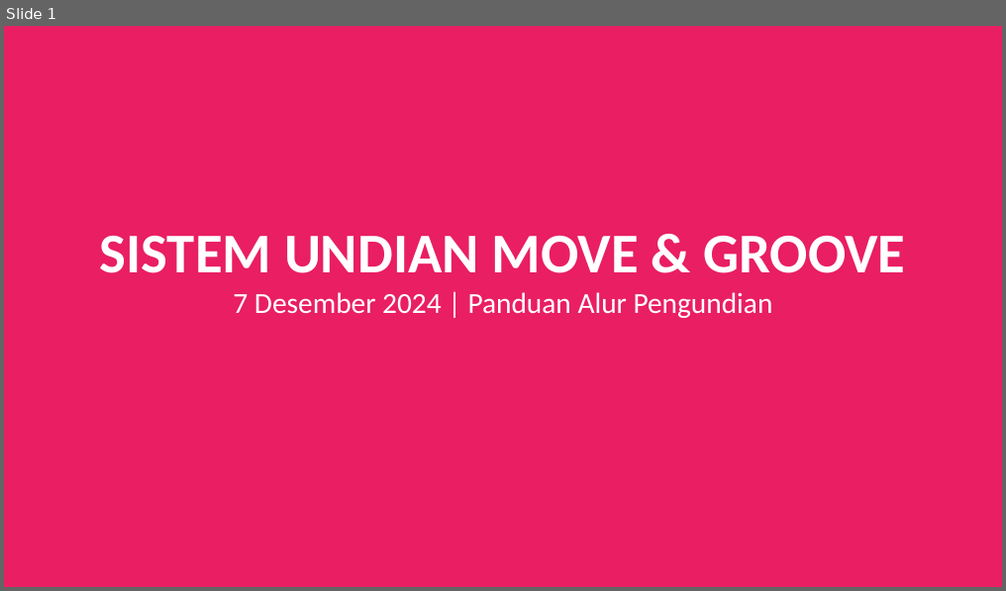
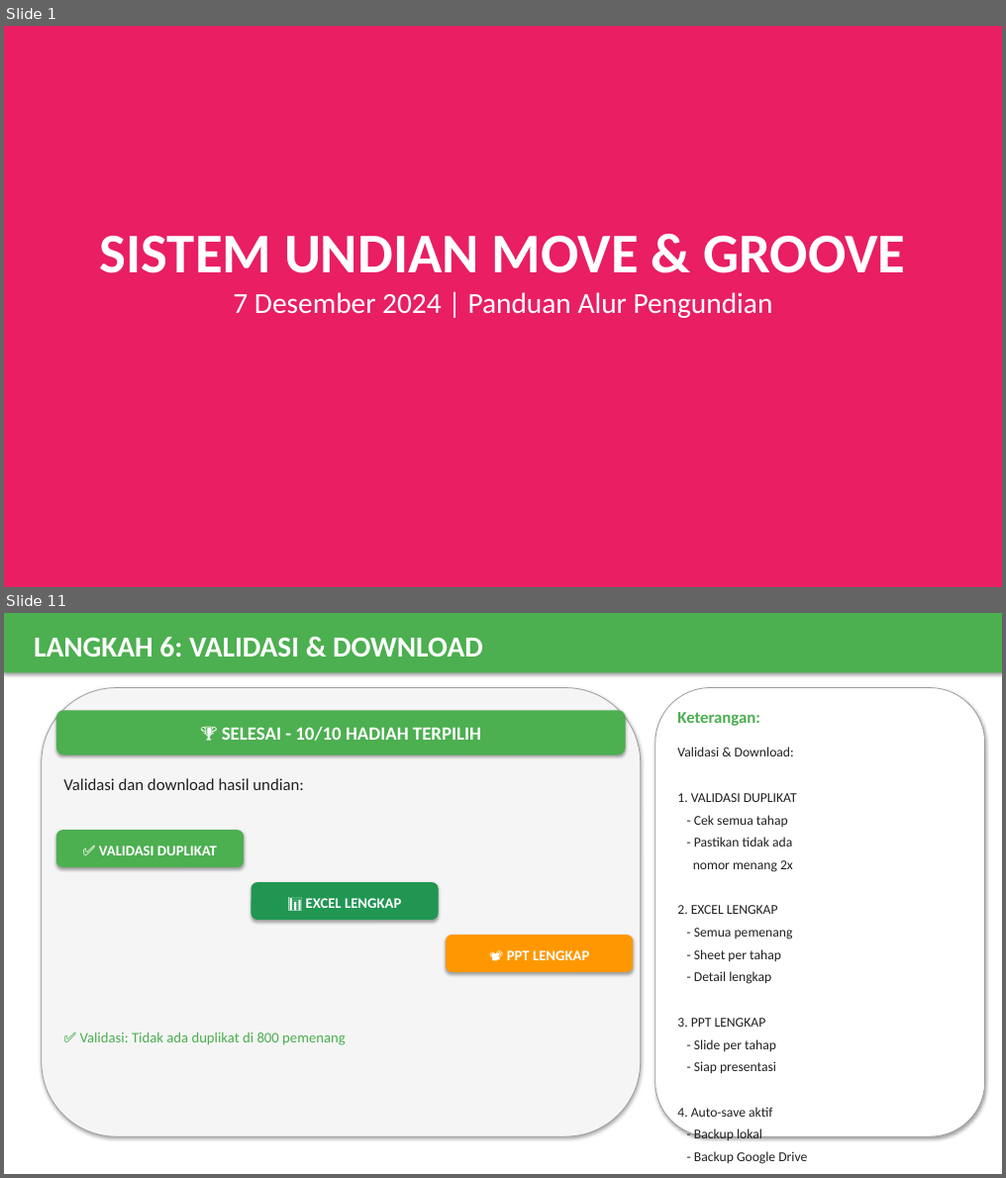
Before and after one commit to Wahyoe-underscore/LotteryStream, a slide deck: MoveGroove_Flow_Presentation.pptx. Shown one above the other, each under a label of ours: slide 1 before the commit, slides 1 and 11 after it; the slides between them are not shown. The pictures are 1006x591 and 1006x1178 pixels, drawn with LibreOffice and Linux fonts; fonts in the diff are those of the drawing. Boxes give left, top, right and bottom in pixels: in the first picture for what was removed or moved away, otherwise in the second. Text is boxed around its words. In the diff, an @@ line names an element or a change of style, - is before the commit and + after.

```diff
--- a/MoveGroove_Flow_Presentation.pptx
+++ b/MoveGroove_Flow_Presentation.pptx
@@ slide 11 added at bbox=[4, 613, 1002, 1174], background #FFFFFF @@
@@ rectangle added at bbox=[4, 613, 1002, 672], fill #4CAF50 @@
@@ text added at bbox=[34, 637, 483, 657], 28 pt, text #FFFFFF, bold @@
+LANGKAH 6: VALIDASI & DOWNLOAD
@@ rounded rectangle added at bbox=[42, 688, 641, 1137], fill #F5F5F5, outline #9E9E9E 0.75 pt @@
@@ rounded rectangle added at bbox=[655, 688, 985, 1137], fill #FFFFFF, outline #9E9E9E 0.75 pt @@
@@ rounded rectangle added at bbox=[56, 710, 626, 756], fill #4CAF50 @@
@@ text added at bbox=[222, 727, 481, 741], 18 pt, text #FFFFFF, bold @@
+🏆 SELESAI - 10/10 HADIAH TERPILIH
@@ text added at bbox=[677, 712, 760, 726], 16 pt, text #4CAF50, bold @@
+Keterangan:
@@ text added at bbox=[677, 747, 807, 1164], 13 pt, text #212121 @@
+Validasi & Download:
+1. VALIDASI DUPLIKAT
+- Cek semua tahap
+- Pastikan tidak ada
+nomor menang 2x
+2. EXCEL LENGKAP
+- Semua pemenang
+- Sheet per tahap
+- Detail lengkap
+3. PPT LENGKAP
+- Slide per tahap
+- Siap presentasi
+4. Auto-save aktif
+- Backup lokal
+- Backup Google Drive
@@ text added at bbox=[63, 778, 304, 790], 16 pt, text #212121 @@
+Validasi dan download hasil undian:
@@ rounded rectangle added at bbox=[56, 830, 244, 867], fill #4CAF50 @@
@@ text added at bbox=[99, 846, 217, 856], 14 pt, text #FFFFFF, bold @@
+✅ VALIDASI DUPLIKAT
@@ rounded rectangle added at bbox=[252, 882, 439, 920], fill #219653 @@
@@ text added at bbox=[306, 898, 401, 908], 14 pt, text #FFFFFF, bold @@
+📊 EXCEL LENGKAP
@@ rounded rectangle added at bbox=[446, 935, 633, 972], fill #FF9800 @@
@@ text added at bbox=[507, 951, 589, 960], 14 pt, text #FFFFFF, bold @@
+📽️ PPT LENGKAP
@@ text added at bbox=[80, 1033, 346, 1046], 14 pt, text #4CAF50 @@
+✅ Validasi: Tidak ada duplikat di 800 pemenang
```
Also in this commit, not shown: 3 slides changed, 7 other slides added, 9 slides removed, 6 other files.
